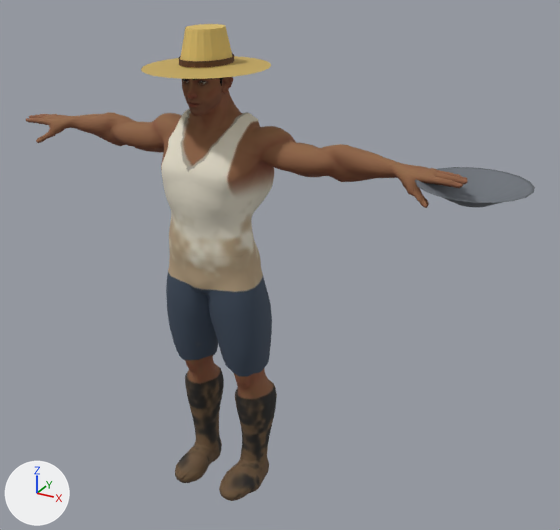
The glTF model public/assets/characters/garimpeiro/garimpeiro.glb: old version first, new version second.
Before and after are seen from a camera (50 mm lens) standing at (1.54, -2.26, 2.18) and looking at (0.23, 0.11, 1.0). The axes (+X, +Y, +Z) are drawn at lower left. The lights are the same throughout. The picture after the commit comes second. Vertices at exactly the same position are counted once.

Names of what the first picture shows: 'Gear', 'SuperHero_Male'.
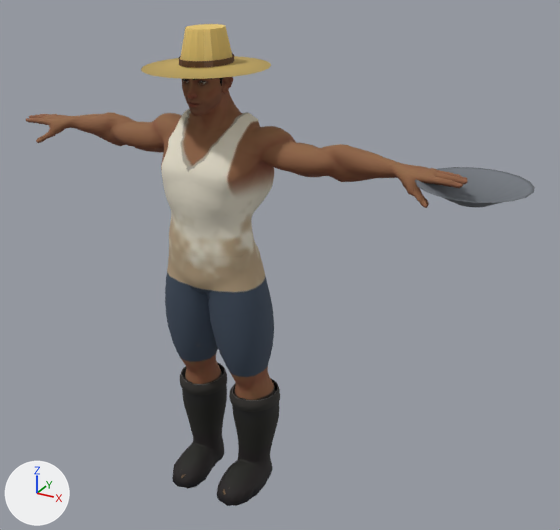
What differs and where, as boxes [x1, y1, x2, y2] in the pictures (560 x 530 px; the box of a moved part takes in the faces that stretch with it):
'SuperHero_Male', reshaped: before [26, 77, 468, 501]; after [26, 77, 468, 495]
'Gear', reshaped (162% taller): before [141, 24, 535, 207]; after [141, 24, 535, 506]
part 1 of me_sphere_005_retopology_004, moved or reshaped: before [170, 256, 277, 501]; after [169, 255, 275, 400]
part 2 of me_gear, added: after [217, 381, 279, 506]
part 3 of me_gear, added: after [172, 364, 227, 489]
part 4 of me_gear, added: after [229, 379, 280, 412]
part 5 of me_gear, added: after [180, 362, 227, 395]
part 6 of me_gear, edited (looks the same): [141, 24, 534, 203] in both

The change in detail:
me_sphere_005_retopology_004 has 6285 vertices, 12566 faces and spans x -0.93..0.93, y -0.14..0.18, z -0.03..1.81.
me_sphere_005_retopology_004 is used by ob_superhero_male; location (0.0, 0.0, 0.0).
me_sphere_005_retopology_004 part 1: 577 vertices moved from x -0.22..0.22, y -0.12..0.17, z 0.0..1.03 to x -0.23..0.23, y -0.12..0.17, z 0.0..1.03; 20 vertices removed from x -0.02..0.02, y -0.07..0.05, z 0.85..0.89; 20 vertices added at x -0.02..0.02, y -0.07..0.05, z 0.85..0.9.
me_gear is used by ob_gear; location (0.0, 0.0, 0.0).
me_gear had 210 vertices, 288 faces and spanned x -0.215..1.13, y -0.235..0.248, z 1.373..1.867.
me_gear now has 1586 vertices, 2880 faces and spans x -0.229..1.13, y -0.235..0.248, z -0.008..1.867.
me_gear part 2: a new loose piece of 520 vertices spanning x 0.033..0.225, y -0.151..0.186, z -0.008..0.442, in mat_gear.
me_gear part 3: a new loose piece of 520 vertices spanning x -0.224..-0.033, y -0.151..0.186, z -0.008..0.442, in mat_gear.
me_gear part 4: a new loose piece of 168 vertices spanning x 0.024..0.229, y -0.029..0.19, z 0.385..0.434, in mat_gear.
me_gear part 5: a new loose piece of 168 vertices spanning x -0.229..-0.024, y -0.029..0.19, z 0.385..0.434, in mat_gear.
me_gear part 6: 196 kept faces spanning x -0.215..1.13, y -0.235..0.248, z 1.373..1.867 get new vertex colours.
